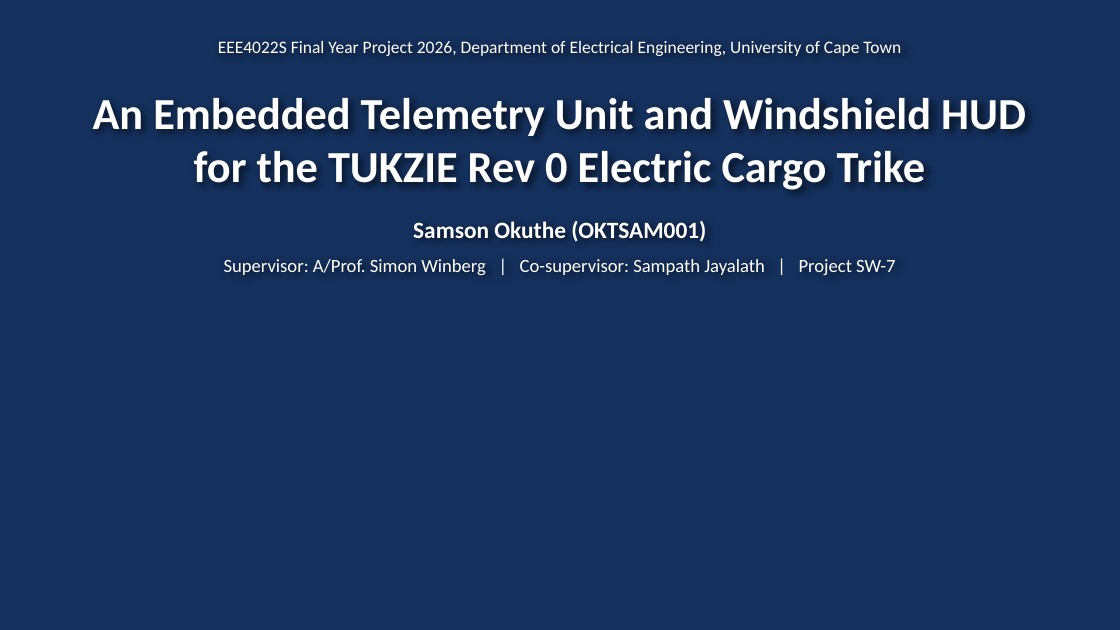
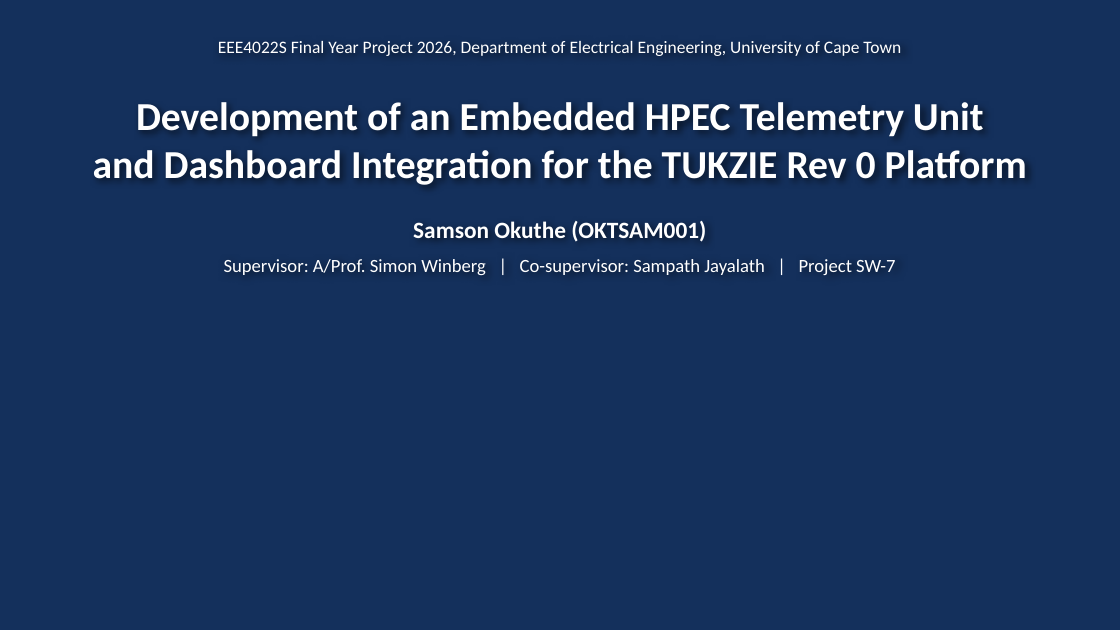
Before and after one commit to 0geder/Tukzie-HPEC-HUD, a slide deck: slide 1 of Presentation/SW7_Final_Presentation.pptx. Drawn at 1120x630 pixels with LibreOffice and Linux fonts; fonts in the diff are those of the drawing; background and template pictures are left out. Boxes give left, top, right and bottom in pixels: in the first picture for what was removed or moved away, otherwise in the second. Text is boxed around its words. In the diff, an @@ line names an element or a change of style, - is before the commit and + after.

Commit message:
Title and RQ2 changed to dashboard integration in report, deck and poster (supervisor agreed 1 Oct)

```diff
--- a/Presentation/SW7_Final_Presentation.pptx
+++ b/Presentation/SW7_Final_Presentation.pptx
@@ text at box(93, 102, 1027, 185): text changed; size 38 to 34 pt @@
-An Embedded Telemetry Unit and Windshield HUD
-for the TUKZIE Rev 0 Electric Cargo Trike
+Development of an Embedded HPEC Telemetry Unit
+and Dashboard Integration for the TUKZIE Rev 0 Platform
```
Also in this commit, not shown: 1 other slide changed, 13 other files.
